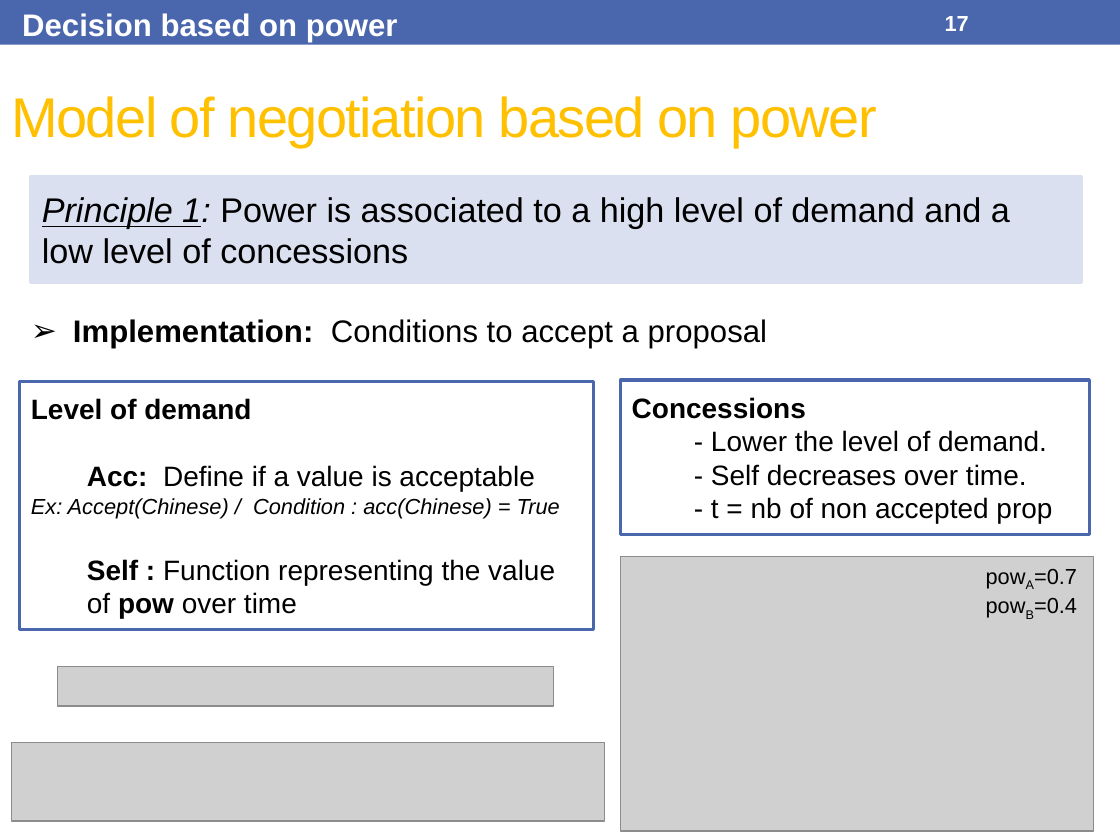
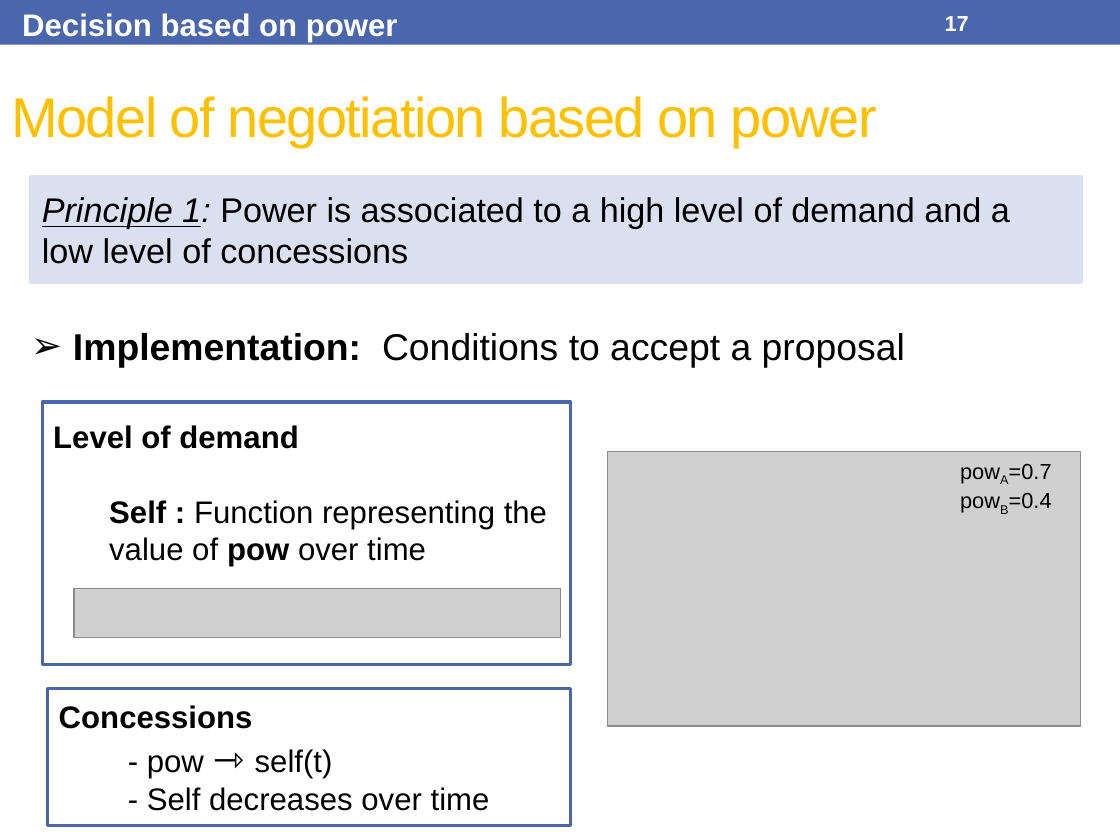
Before and after one commit to Olydia/Discolog, a slide deck: slide 17 of papers/Presentations/IVA17/IVA17.pptx. Drawn at 1120x840 pixels with LibreOffice and Linux fonts; fonts in the diff are those of the drawing; grey boxes stand for pictures. Boxes give left, top, right and bottom in pixels: in the first picture for what was removed or moved away, otherwise in the second. Text is boxed around its words. In the diff, an @@ line names an element or a change of style, - is before the commit and + after.

```diff
--- a/papers/Presentations/IVA17/IVA17.pptx
+++ b/papers/Presentations/IVA17/IVA17.pptx
@@ text "Implementation: Conditions to accept a ...": place and size @@
-text "Implementation: Conditions to accept a ..." at (73,319,767,349)
+text "Implementation: Conditions to accept a ..." at (73,333,905,368)
@@ text "Implementation: Conditions to accept a ..." at (73,333,905,368): size 20 to 24 pt @@
@@ text in rectangle at (31,398,560,618): text removed @@
-Level of demand
-  Acc: Define if a value is acceptable
-Ex: Accept(Chinese) / Condition : acc(Chinese) = True
-  Self : Function representing the value of pow over time
@@ rectangle: place and size @@
-rectangle at (20,382,595,631)
+rectangle at (43,402,571,665)
@@ text added at (53,425,547,567), 20 pt, text #000000 @@
+Level of demand
+  Self : Function representing the value of pow over time
@@ picture: place and size @@
-picture at (620,557,1093,831)
+picture at (608,451,1081,726)
@@ text "powA=0.7 powB=0.4": place and size @@
-text "powA=0.7 powB=0.4" at (1034,569,1077,613)
+text "powA=0.7 powB=0.4" at (1009,464,1052,508)
@@ picture: place and size @@
-picture at (57,666,553,707)
+picture at (74,589,561,637)
@@ rectangle "Concessions": place and size @@
-rectangle "Concessions" at (620,380,1089,534)
+rectangle "Concessions" at (48,689,571,825)
@@ text in rectangle at (59,705,253,729): size 18 to 20 pt in "Concessions" @@
@@ picture removed at (11,743,605,821) @@
@@ text in rectangle at (147,749,490,811): text changed; size 18 to 20 pt @@
-- Lower the level of demand.
-- Self decreases over time.
-- t = nb of non accepted prop
+- pow ⇾ self(t)
+- Self decreases over time
```
Also in this commit, not shown: 8 other slides changed, 1 slide added, 1 other file.
